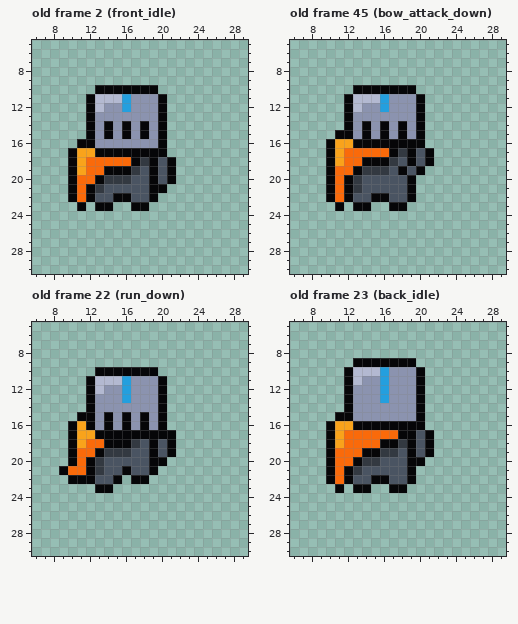
Pixel-art file -- assets/sprites/WIP/knight.aseprite. The first picture shows the starting point.
32x32 pixels, 56 frames. Colours within 5 levels of each other are drawn and written as one. Shown: old frame 2 (front_idle): x 6..29, y 5..30; old frame 45 (bow_attack_down): x 6..29, y 5..30; old frame 22 (run_down): x 6..29, y 5..30; old frame 23 (back_idle): x 6..29, y 5..30. The commit also changed other frames, which this record leaves out.
Now the later version:
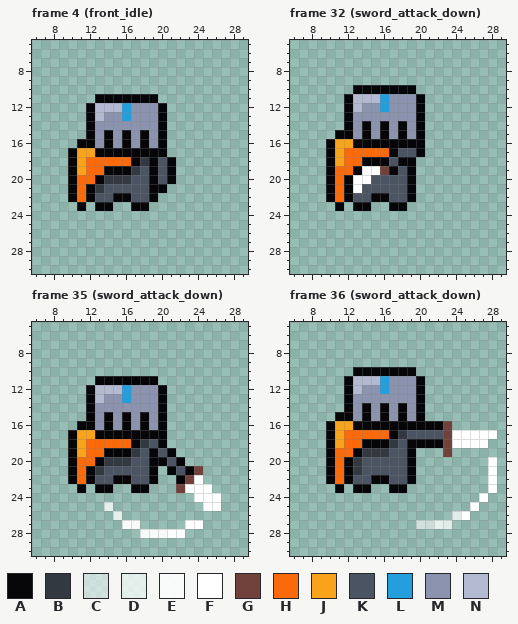
Palette (. is transparent): A #060608  B #333941  C #ffffff8f  D #ffffffbf  E #ffffffef  F #ffffff  G #71413b  H #fa6a0a  J #f9a31b  K #4a5462  L #249fde  M #8b93af  N #b3b9d1
A new or re-ordered frame is compared with the old frame closest to it.
Difference:
frames 56 -> 67
frames re-ordered
Changed rows in their new state; - is an unchanged pixel.
Frame 4 (front_idle) is new; against old frame 2 (front_idle), layer "main":
first column x 12:
10 -.......-
11 .AAAAAAA.
12 --NN-----
13 -N--L----
14 --M-M-M--
16 --A-A-A--
Frame 32 (sword_attack_down) against old frame 45 (bow_attack_down), layer "main":
first column x 13:
17 -----KKA.
18 ----KA-..
19 -FFGAKA.-
20 FF-------
21 F--------
Frame 35 (sword_attack_down) against old frame 22 (run_down), layers "sword_swoop", "main":
first column x 9:
10 ----.......-------
11 ---.AAAAAAA.------
12 -----NN-----------
13 ----N-------------
15 --.---------------
16 -.A---------------
17 ------------.-----
18 -----HHHABKA.-----
19 --J-HAAAB---------
20 ---HABBB----KA----
21 .A-----K----AKAG--
22 --H----AKKA--AGF--
23 --A-----AA---GFFF-
24 ---------------FFF
25 -----D----------FF
26 ------D-----------
27 -------EE-----FF--
28 ---------EEEFF----
Frame 36 (sword_attack_down) against old frame 23 (back_idle), layers "sword_swoop", "main":
first column x 12:
 9 -.......---------
10 .AAAAAAA.--------
11 --NN-------------
12 -N---------------
13 ----M------------
14 --A-A-A----------
15 --A-A-A----------
16 ---------AAG-----
17 -----ABK-KKGFFFFF
18 --AA-BK-A-AGFFFF-
19 -ABB-K--..-G-----
20 ABKK----.-------F
21 ----------------F
22 ----------------F
23 ----------------F
24 ---------------F-
25 --------------F--
26 ------------DF---
27 --------CCDD-----
Where, in picture pixels (left, top, right, bottom), the same in both pictures:
changed: (86, 85, 167, 148)
changed: (353, 148, 434, 193)
changed: (59, 367, 221, 538)
changed: (344, 358, 497, 529)
